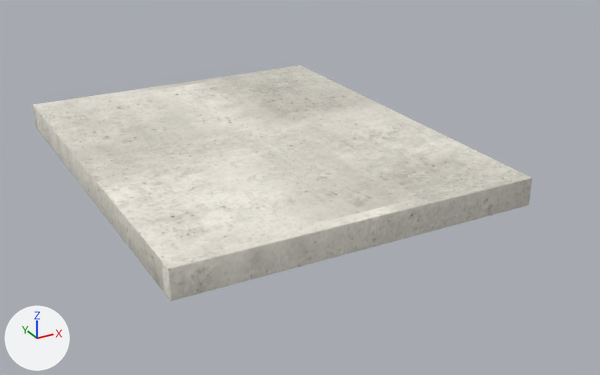
Two versions of the glTF model public/katalog/modelle/flat-375-2.gltf, one commit apart.
Rendered twice from a 50 mm camera at (-1.85, -3.89, 1.73) aimed at (0.21, -0.15, -0.14). The axes (+X, +Y, +Z) are drawn at lower left. The lights are the same throughout. The older version comes first.

Script lines for the objects in view, before the commit:
```python
me_sk1627__flat_375_2_001 = bpy.data.meshes.new('SK1627_+Flat-375:2.001')
me_sk1627__flat_375_2_001.from_pydata(...)  # 56 vertices, 108 faces; spans x -0.94..0.94, y -1.17..1.17, z 0.0..0.15
me_sk1627__flat_375_2_001.materials.append(mat_beton_web_017)
ob_sk1627__flat_375_2_001 = bpy.data.objects.new('SK1627_+Flat-375:2.001', me_sk1627__flat_375_2_001)
ob_sk1627__flat_375_2_001.location = (0.0, 0.0, 0.0)
```
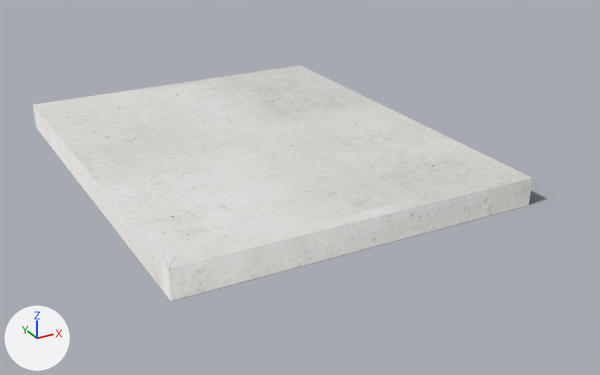
Edits to the bpy script that builds the scene:
```text
Add img_flat_375_2_licht:
    img_flat_375_2_licht = load_image('flat-375-2_licht', 'texturen/flat-375-2_licht.jpg', 2048, 2048, 'sRGB')
Add img_flat_375_2_schatten:
    img_flat_375_2_schatten = load_image('flat-375-2_schatten', 'texturen/flat-375-2_schatten.png', 294, 340, 'sRGB')
Add mat_beton_web_015:
    mat_beton_web_015 = bpy.data.materials.new('Beton_web.015')
    # uses the picture img_flat_375_2_licht
Add mat_schatten_013:
    mat_schatten_013 = bpy.data.materials.new('Schatten.013')
    # uses the picture img_flat_375_2_schatten
Change me_sk1627__flat_375_2_001:
    where me_sk1627__flat_375_2_001.from_pydata(...)  # 56 vertices, 108 faces; spans x -0.94..0.94, y -1.17..1.17, z 0.0..0.15
    remove me_sk1627__flat_375_2_001.materials.append(mat_beton_web_017)
    add me_sk1627__flat_375_2_001.materials.append(mat_beton_web_015)
Add me_schatten:
    me_schatten.from_pydata(...)  # 4 vertices, 2 faces; spans x -0.97..1.17, y -1.22..1.25, z 0.0
    me_schatten.materials.append(mat_schatten_013)
Add ob_schatten:
    ob_schatten = bpy.data.objects.new('Schatten', me_schatten)
    ob_schatten.location = (0.0, 0.0, 0.0)
```

Changed parts and their boxes (x1, y1, x2, y2) in the pictures (600 x 375 px):
'SK1627_+Flat-375:2.001', recoloured: (33, 65, 532, 301) in both
'Schatten', added: after (229, 191, 546, 286)
